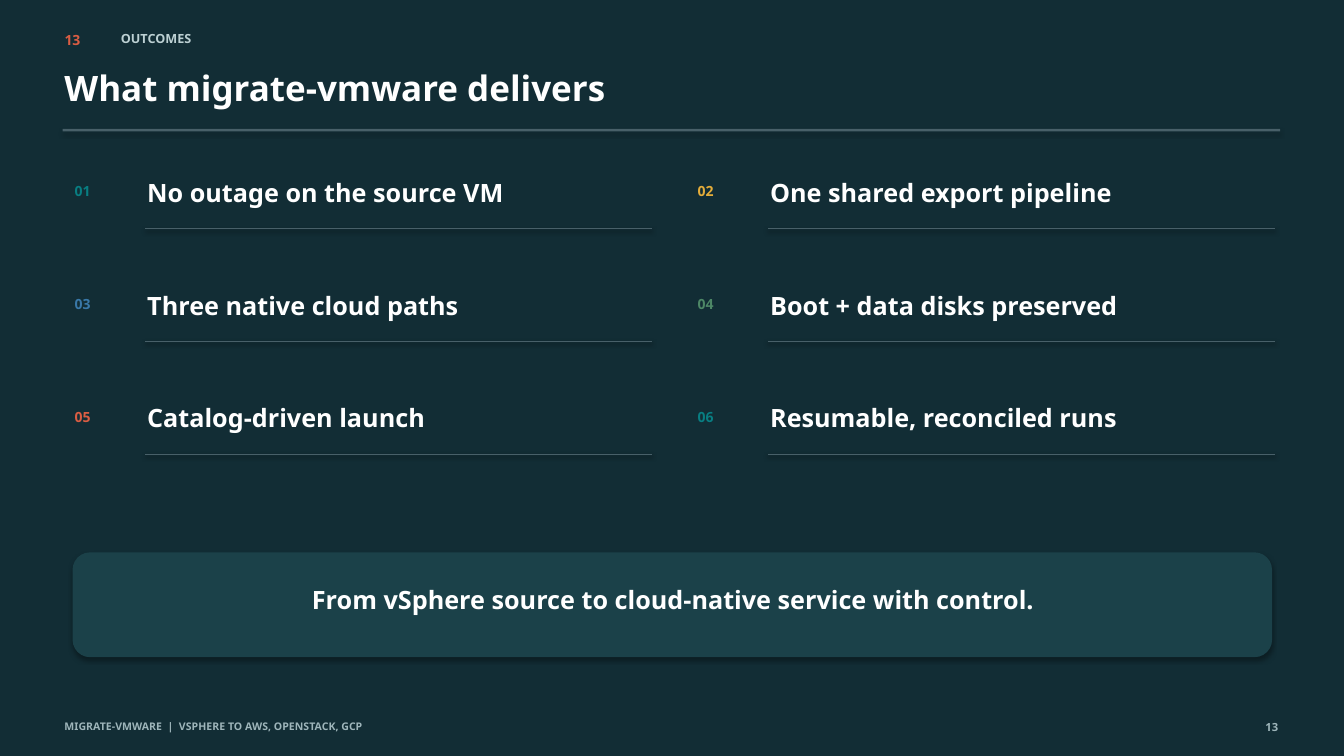
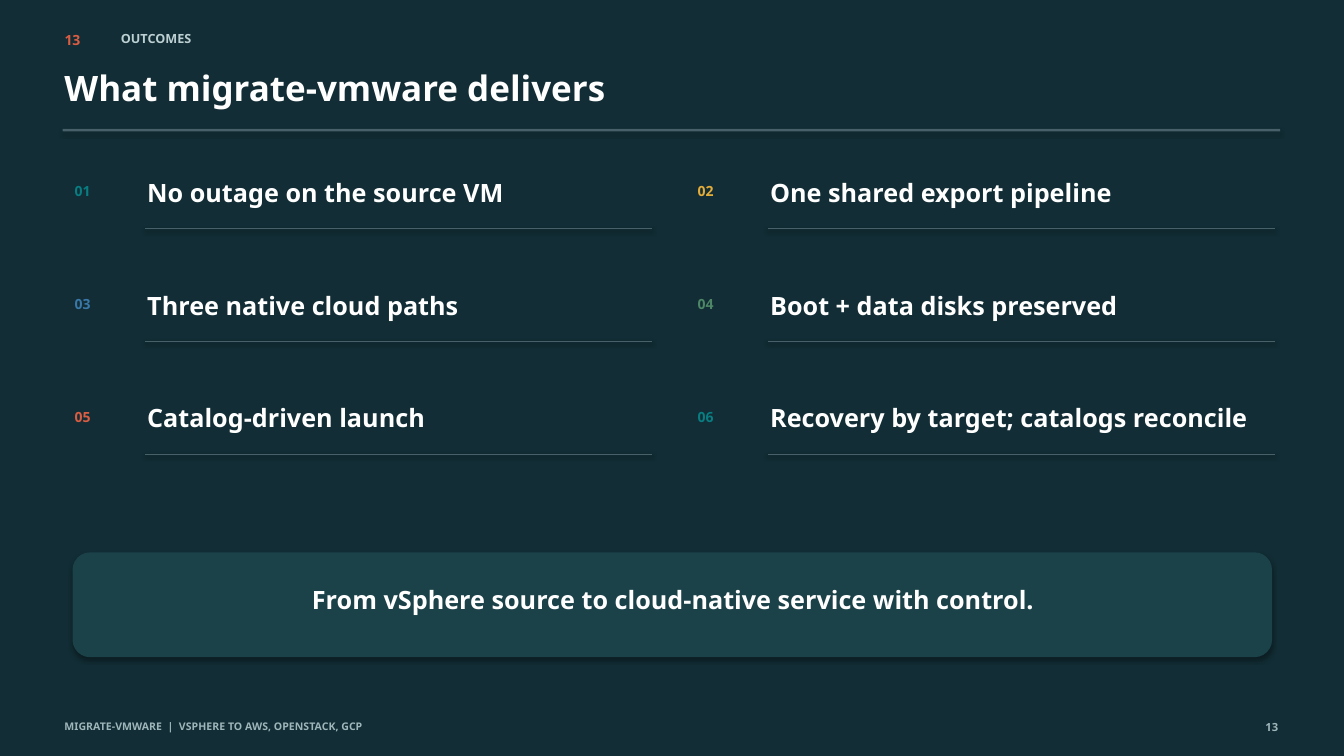
Before and after one commit to jjbailey/migrate-vmware, a slide deck: slide 13 of doc/migrate_vmware_presentation.pptx. Drawn at 1344x756 pixels with LibreOffice and Linux fonts; fonts in the diff are those of the drawing. Boxes give left, top, right and bottom in pixels: in the first picture for what was removed or moved away, otherwise in the second. Text is boxed around its words. In the diff, an @@ line names an element or a change of style, - is before the commit and + after.

```diff
--- a/doc/migrate_vmware_presentation.pptx
+++ b/doc/migrate_vmware_presentation.pptx
@@ text at bbox=[770, 408, 1247, 433]: text changed @@
-Resumable, reconciled runs
+Recovery by target; catalogs reconcile
```
Also in this commit, not shown: 6 other slides changed, 1 other file.
